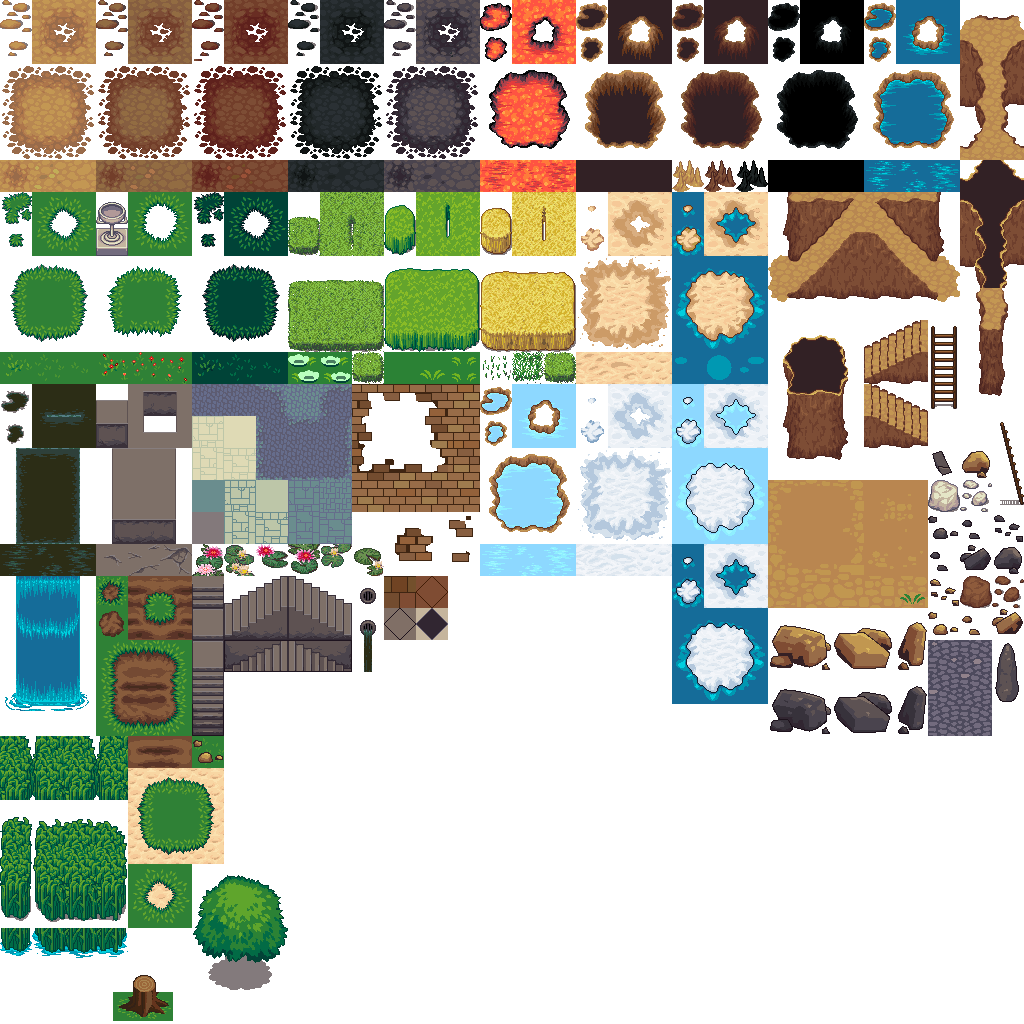
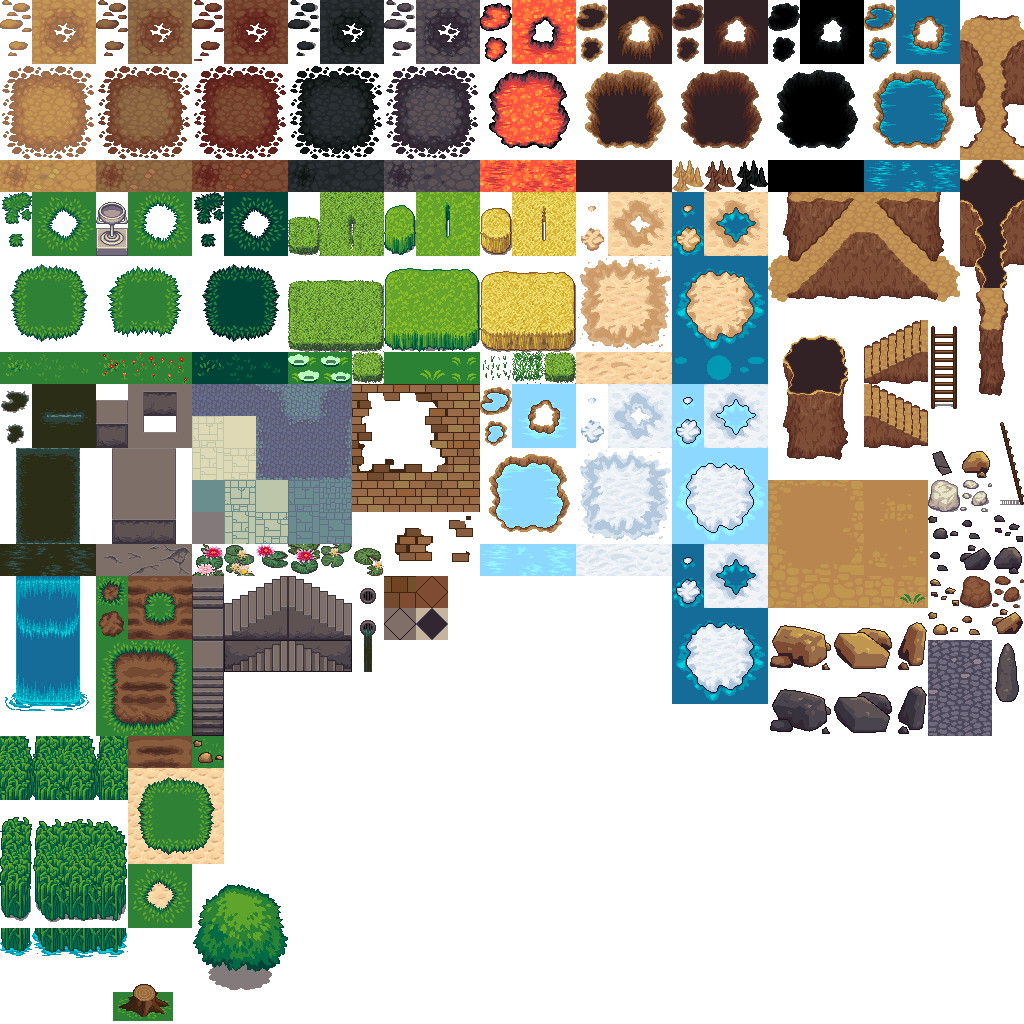
Layered file, before and after one edit (1024x1024). Changes by layer:
renamed "terrain.png" to "4,27", moved it into group "Layer Group", painted on it over [193, 875, 288, 958]
renamed "Pasted Layer" to "Layer #1", hid it, painted on it over [133, 875, 288, 1001]
added layer "terrain.png" above "Pasted Layer" over [193, 875, 288, 958]
added layer "Pasted Layer" above "tree bottom" over [193, 875, 288, 972]
painted on "tree bottom" over [133, 975, 159, 1001]
